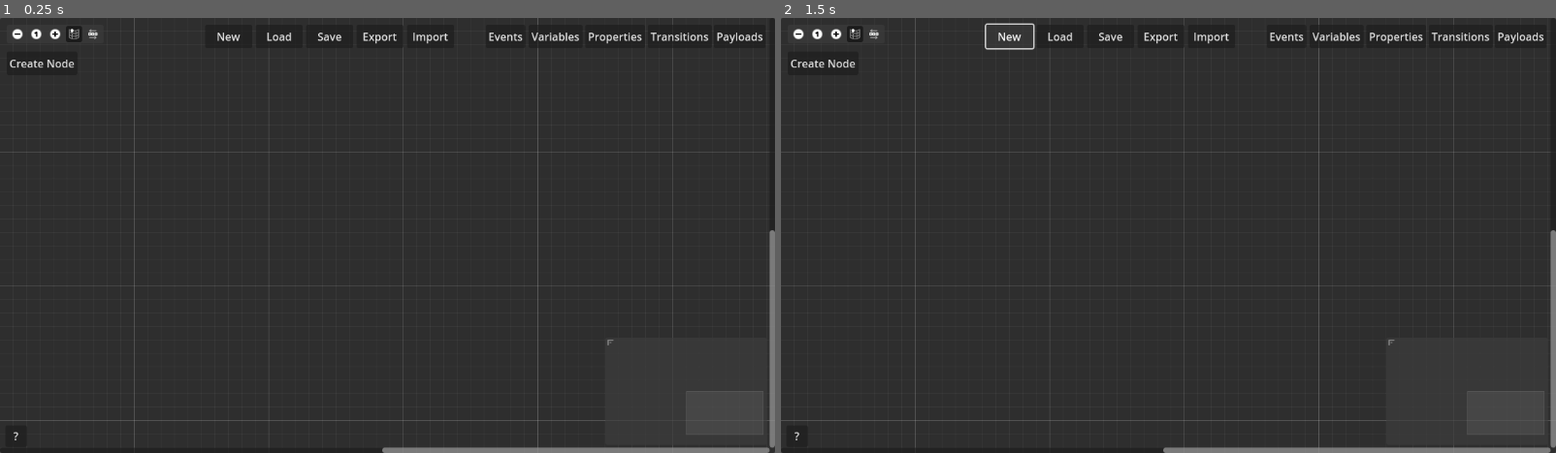
Above: before the commit, frames 1-2 (left to right).
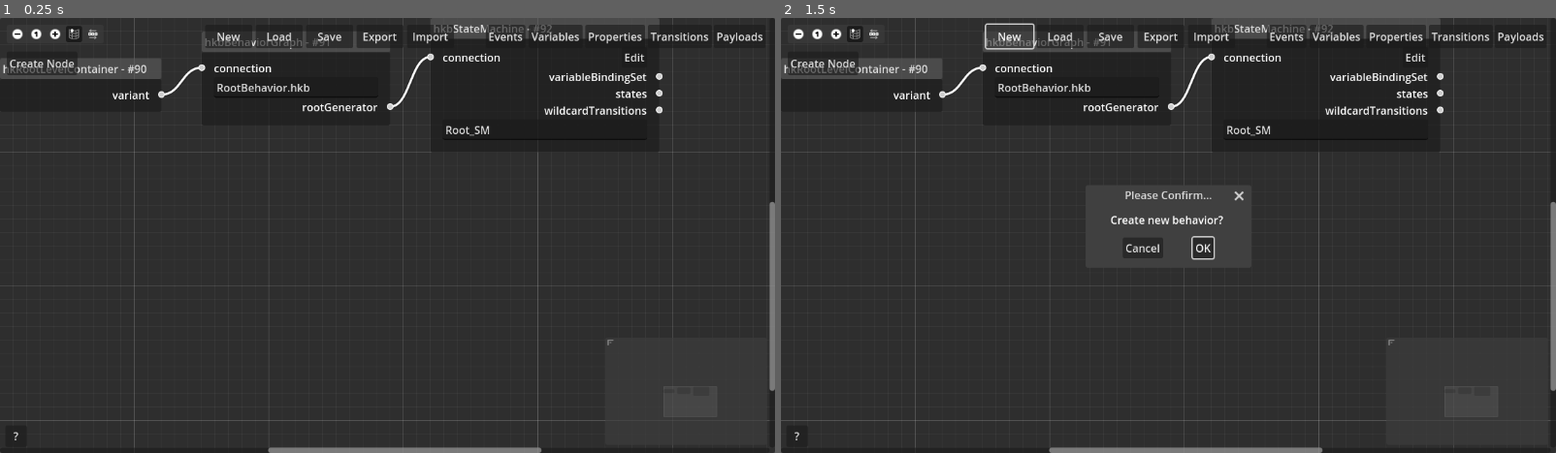
Above: after the commit, the same moments.

Repository: NeoExperiences/BehaviorNodeGraphTool
Game: Godot game, scene res://main.tscn
Same seed, same stepped clock (60 frames per second), same inputs: the game is played once before the commit and once after it.
Inputs:
- Up to frame 1 (0.25 s): no input
- Up to frame 2 (1.5 s): click "New" at 0.5 s; click "New" at 1.25 s

The runs differ from the first frame. In frame 1, 3.8% of the frame differs, in the area x 0-100%, y 0-100%; in frame 2, 4.2%.
Error before the commit: Parse Error: Preload file "res://Scripts/node_arrange.gd" does not exist. (res://Scripts/main.gd:21)

Commit message:
Commented an unused line of code.

Diff:
--- a/Scripts/main.gd
+++ b/Scripts/main.gd
@@ -18,7 +18,7 @@
 var xmlImportScript = preload("res://Scripts/xml_import.gd").new()
 
 # Node Arranging Script
-var nodeArrangeScript = preload("res://Scripts/node_arrange.gd").new()
+#var nodeArrangeScript = preload("res://Scripts/node_arrange.gd").new()
 
 # Context Menu
 @onready var contextMenu		= $ContextMenu
